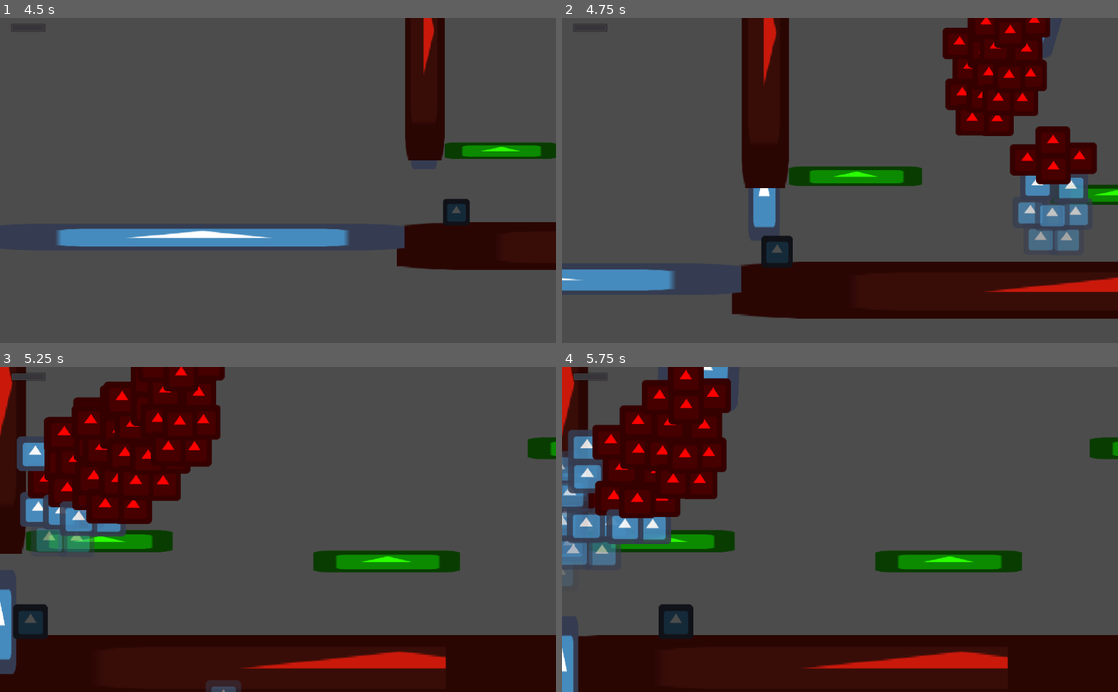
Above: before the commit, frames 1-4 (two rows, left to right).
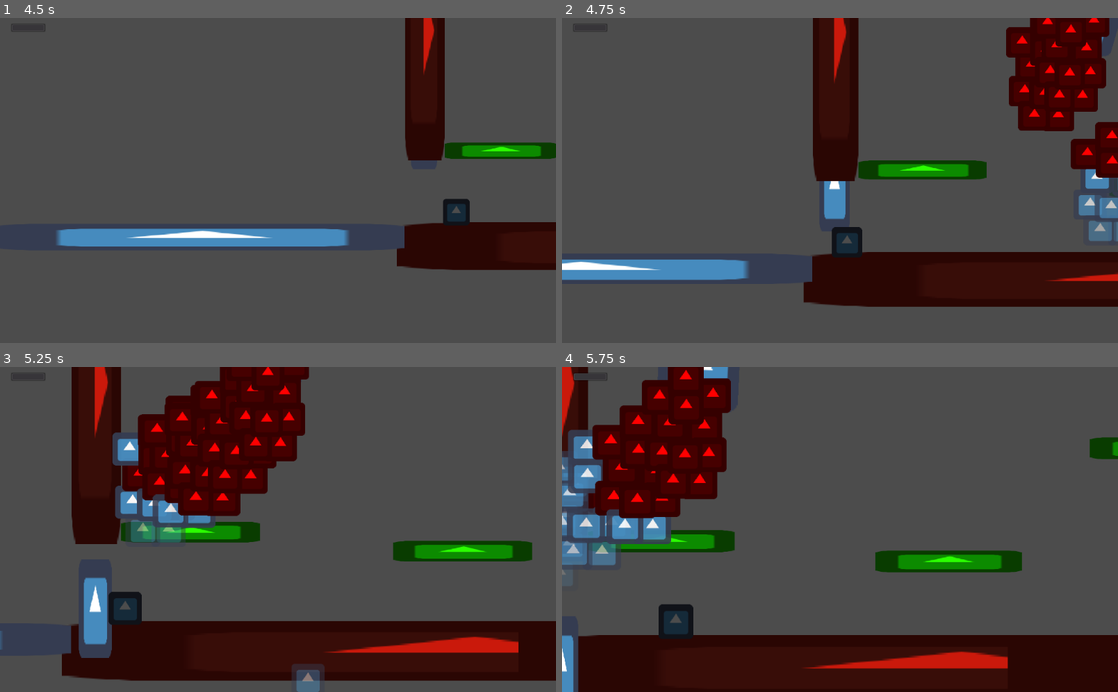
Above: after the commit, the same moments.

Repository: uspgamedev/welcome-to-your-mind
Game: Godot game, scene res://Stages/DepressionStage.tscn
Same seed, same stepped clock (60 frames per second), same inputs: the game is played once before the commit and once after it. The engine's default icon, where the game draws it, is replaced by a stand-in: a white triangle on a blue panel in a dark square. Sound files missing from this copy of the repository are replaced by a short silence.
Inputs:
- Up to frame 1 (4.5 s): tap Enter at 0.5 s; hold Right (ui_right) 0.53-2.03 s; tap Up (ui_up) at 0.77, 1.52, 3.02, 3.77 s; hold Left (ui_left) 2.03-2.78 s; hold Right (ui_right) 2.78-4.28 s; hold Left (ui_left) from 4.28 s (still down)
- Up to frame 2 (4.75 s): keep holding Left (ui_left); tap Up (ui_up) at 4.52 s
- Up to frame 3 (5.25 s): release Left (ui_left) at 5.03 s; hold Right (ui_right) from 5.03 s (still down)
- Up to frame 4 (5.75 s): keep holding Right (ui_right)

Frame 1 is identical in both runs. In frame 2, 34% of the frame differs, in the area x 0-100%, y 0-93%; in frame 3, 37%, in the area x 0-100%, y 0-100%; in frame 4, nothing differs.
Error before the commit: Attempt to call function 'get_parent' in base 'null instance' on a null instance. (res://CameraAdjust.gd:24)

Commit message:
CameraAdjust fix
Since we now only change the camera's limits, removing the camera from player is not only unneeded, but incorrect.

Diff:
--- a/CameraAdjust.gd
+++ b/CameraAdjust.gd
@@ -3,16 +3,16 @@
 # A CollisionShape2D for Area2D must be added to each instance of this node after it is added to a scene.
 # Camera values will be updated and transitioned when Player, with a child Camera2D node, enters said Area2D.
 
-export (int) var left_limit = -10000
-export (float, 3.0) var left_time = 0.5
-export (int) var right_limit = 10000
-export (float, 3.0) var right_time = 0.5
-export (int) var top_limit = -10000
-export (float, 3.0) var top_time = 0.5
-export (int) var bottom_limit = 10000
-export (float, 3.0) var bottom_time = 0.5
-export (float, 0.3, 2) var zoom = 1.0
-export (float, 3.0) var zoom_time = 0.5
+export (int) var left_limit = -100000000
+export (float, 5.0) var left_time = 0.5
+export (int) var top_limit = -100000000
+export (float, 5.0) var top_time = 0.5
+export (int) var right_limit = 100000000
+export (float, 5.0) var right_time = 0.5
+export (int) var bottom_limit = 100000000
+export (float, 5.0) var bottom_time = 0.5
+export (float, 0.3, 3) var zoom = 1.0
+export (float, 5.0) var zoom_time = 0.5
 
 
 func _on_Area2D_body_entered(body):
@@ -23,8 +23,7 @@
 	var p_pos = get_parent().get_position()
 	var Player = Cam.get_parent()
 
-	take_Camera_from_Player(Player, Cam)
-
+#	take_Camera_from_Player(Player, Cam)
 	$Tween.interpolate_property(Cam, "limit_left", Cam.limit_left,  left_limit + p_pos.x, left_time, Tween.TRANS_QUAD, Tween.EASE_IN_OUT)
 	$Tween.interpolate_property(Cam, "limit_right", Cam.limit_right,  right_limit + p_pos.x, right_time, Tween.TRANS_QUAD, Tween.EASE_IN_OUT)
 	$Tween.interpolate_property(Cam, "limit_top", Cam.limit_top,  top_limit + p_pos.y, top_time, Tween.TRANS_QUAD, Tween.EASE_IN_OUT)
@@ -32,8 +31,7 @@
 	$Tween.interpolate_property(Cam, "zoom", Cam.zoom,  Vector2(zoom, zoom), zoom_time, Tween.TRANS_QUAD, Tween.EASE_IN_OUT)
 	$Tween.start()
 	yield($Tween, "tween_completed")
-
-	give_Camera_to_Player(Player, Cam)
+#	give_Camera_to_Player(Player, Cam)
 
 func take_Camera_from_Player(Player, Cam):
 	Player.remove_child(Cam)
--- a/CameraAdjust.tscn
+++ b/CameraAdjust.tscn
@@ -5,13 +5,13 @@
 [node name="CameraAjudst" type="Node2D"]
 
 script = ExtResource( 1 )
-left_limit = -10000
+left_limit = -100000000
 left_time = 0.5
-right_limit = 10000
+right_limit = 100000000
 right_time = 0.5
-top_limit = -10000
+top_limit = -100000000
 top_time = 0.5
-bottom_limit = 10000
+bottom_limit = 100000000
 bottom_time = 0.5
 zoom = 1.0
 zoom_time = 0.5
